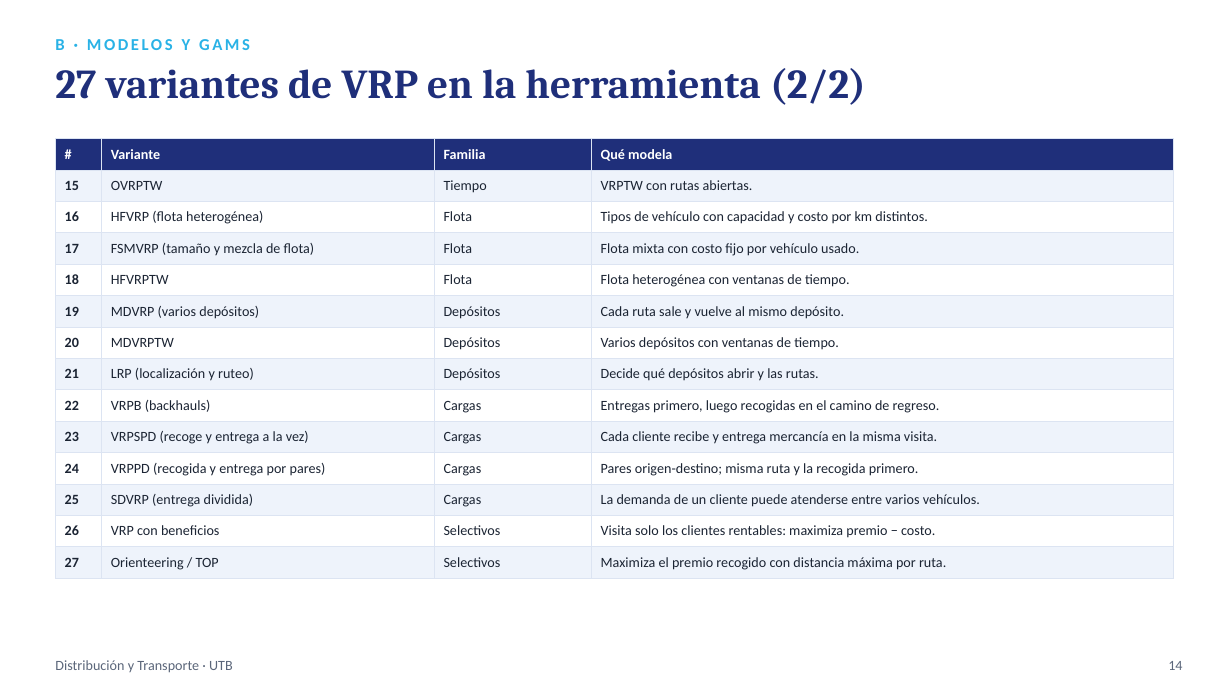
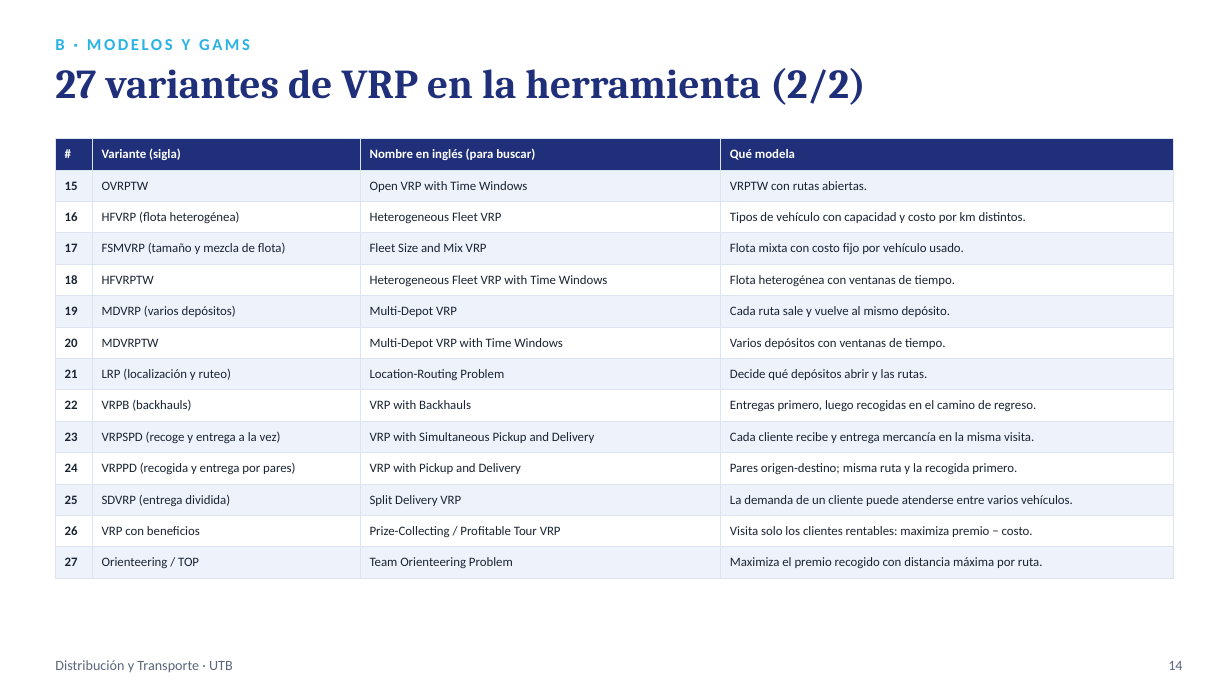
Before and after one commit to sebastianslg/grafosapp, a slide deck: slide 14 of Exposicion_Ruteo_de_Vehiculos.pptx. Drawn at 1232x693 pixels with LibreOffice and Linux fonts; fonts in the diff are those of the drawing. Boxes give left, top, right and bottom in pixels: in the first picture for what was removed or moved away, otherwise in the second. Text is boxed around its words. In the diff, an @@ line names an element or a change of style, - is before the commit and + after.

```diff
--- a/Exposicion_Ruteo_de_Vehiculos.pptx
+++ b/Exposicion_Ruteo_de_Vehiculos.pptx
@@ table at (55,139,1174,572) @@
-row 1, column 2: Variante
+row 1, column 2: Variante (sigla)
-row 1, column 3: Familia
+row 1, column 3: Nombre en inglés (para buscar)
-row 2, column 3: Tiempo
+row 2, column 3: Open VRP with Time Windows
-row 3, column 3: Flota
+row 3, column 3: Heterogeneous Fleet VRP
-row 4, column 3: Flota
+row 4, column 3: Fleet Size and Mix VRP
-row 5, column 3: Flota
+row 5, column 3: Heterogeneous Fleet VRP with Time Windows
-row 6, column 3: Depósitos
+row 6, column 3: Multi-Depot VRP
-row 7, column 3: Depósitos
+row 7, column 3: Multi-Depot VRP with Time Windows
-row 8, column 3: Depósitos
+row 8, column 3: Location-Routing Problem
-row 9, column 3: Cargas
+row 9, column 3: VRP with Backhauls
-row 10, column 3: Cargas
+row 10, column 3: VRP with Simultaneous Pickup and Delivery
-row 11, column 3: Cargas
+row 11, column 3: VRP with Pickup and Delivery
-row 12, column 3: Cargas
+row 12, column 3: Split Delivery VRP
-row 13, column 3: Selectivos
+row 13, column 3: Prize-Collecting / Profitable Tour VRP
-row 14, column 3: Selectivos
+row 14, column 3: Team Orienteering Problem
@@ size 11 to 10 pt in "#", "Qué modela", "15", "OVRPTW" and 37 more places @@
```
Also in this commit, not shown: 8 other slides changed, 4 other files.
